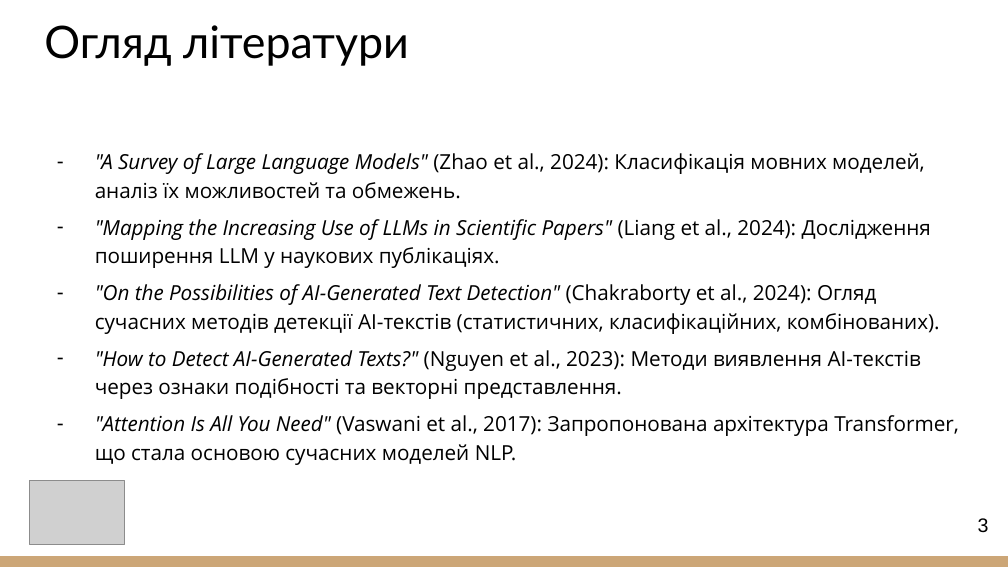
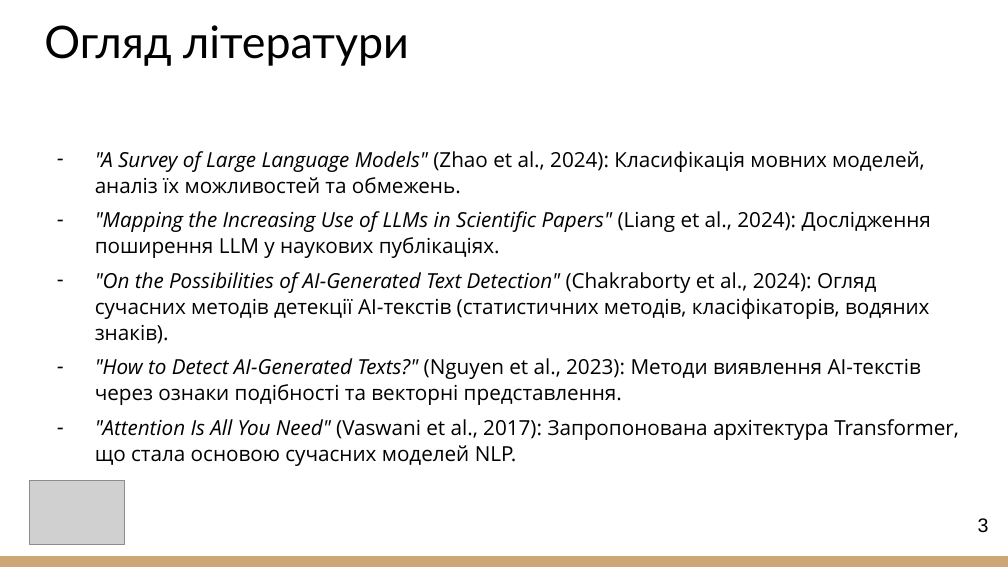
Before and after one commit to alexandratk/Diploma-Oleksandra-Tkachenko, a slide deck: slide 3 of 2025_М_ПІ_ІПЗ-23-3_Ткаченко_О_О.pptx. Drawn at 1008x567 pixels with LibreOffice and Linux fonts; fonts in the diff are those of the drawing; grey boxes stand for pictures. Boxes give left, top, right and bottom in pixels: in the first picture for what was removed or moved away, otherwise in the second. Text is boxed around its words. In the diff, an @@ line names an element or a change of style, - is before the commit and + after.

```diff
--- a/2025_М_ПІ_ІПЗ-23-3_Ткаченко_О_О.pptx
+++ b/2025_М_ПІ_ІПЗ-23-3_Ткаченко_О_О.pptx
@@ text at <box>95,151,959,466</box>: line spacing 1.15 to 1.05 @@
@@ text at <box>95,272,930,344</box>: text changed @@
-– "On the Possibilities of AI-Generated Text Detection" (Chakraborty et al., 2024): Огляд сучасних методів детекції AI-текстів (статистичних, класифікаційних, комбінованих).
+– "On the Possibilities of AI-Generated Text Detection" (Chakraborty et al., 2024): Огляд сучасних методів детекції AI-текстів (статистичних методів, класіфікаторів, водяних знаків).
```
Also in this commit, not shown: 1 other slide changed, 1 other file.
